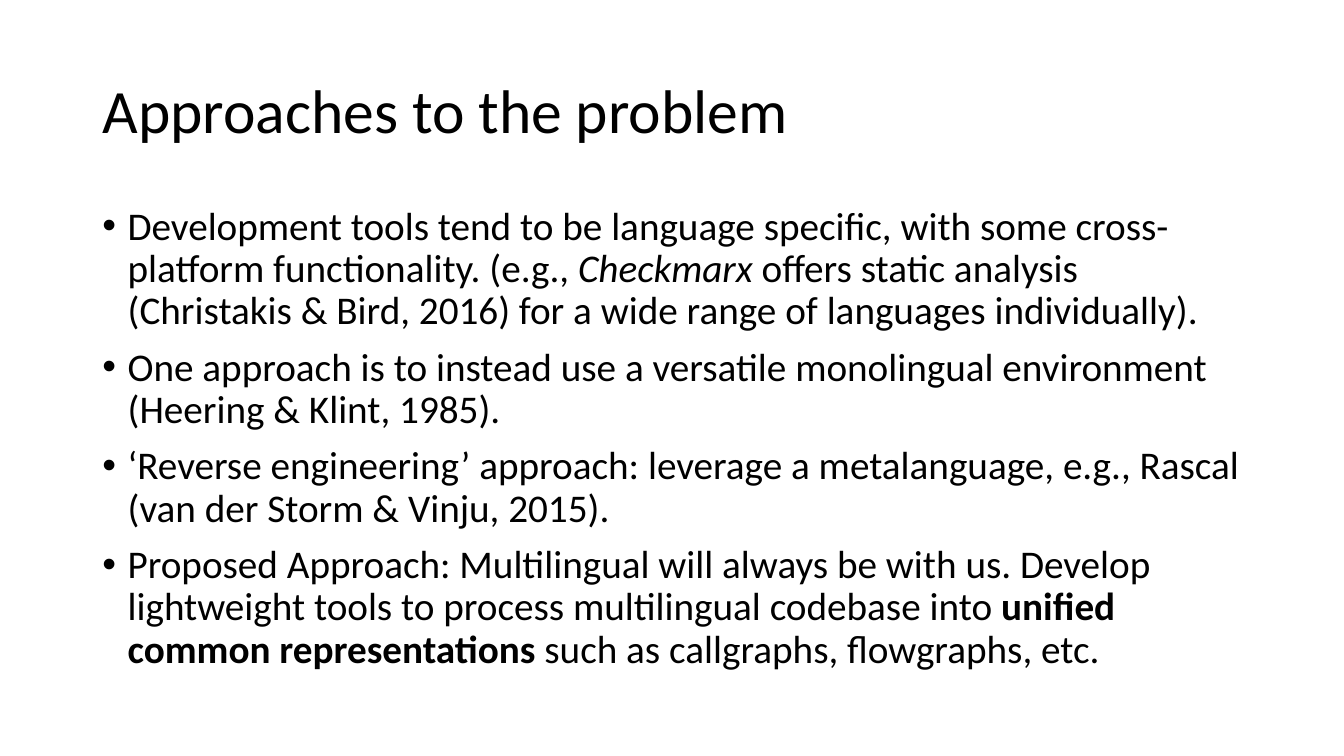
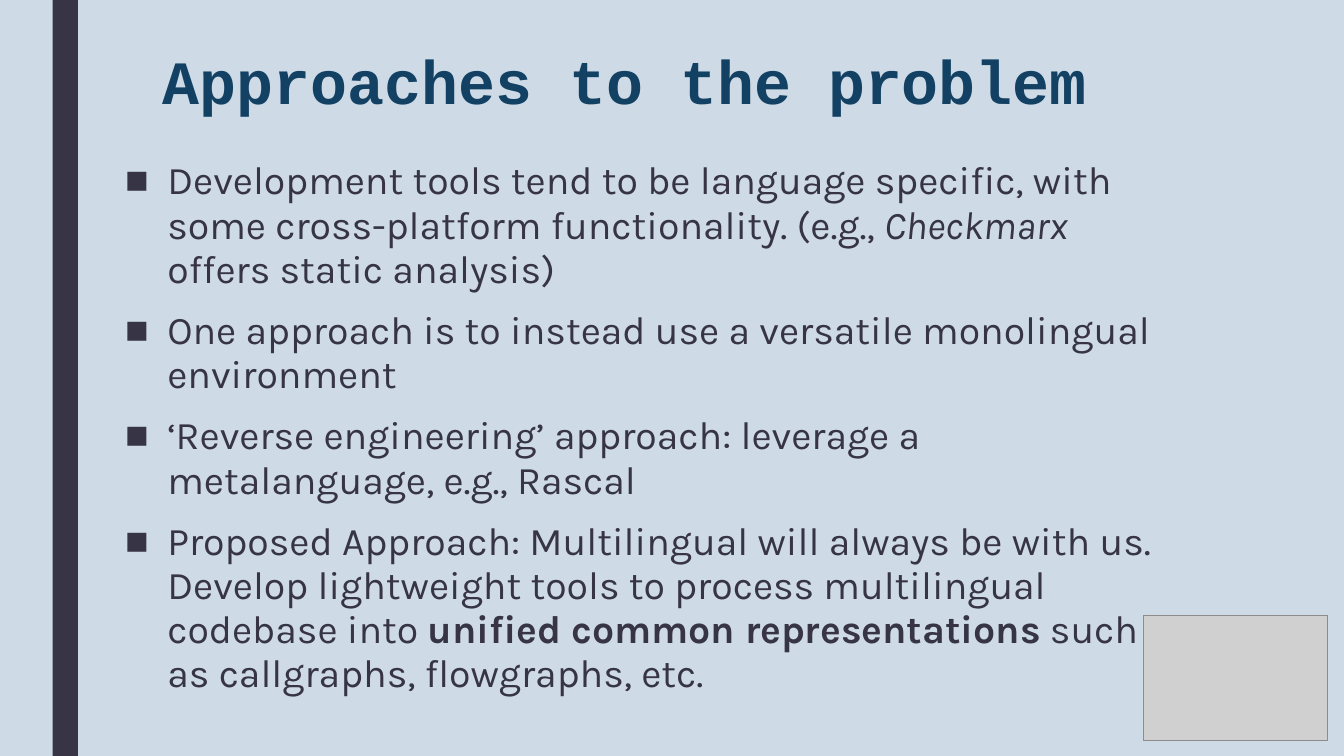
Before and after one commit to MultilingualStaticAnalysis/MLSA, a slide deck: slide 4 of Doc/LBB ICSoft2017 Slides v0.pptx. Drawn at 1344x756 pixels with LibreOffice and Linux fonts; fonts in the diff are those of the drawing; grey boxes stand for pictures. Boxes give left, top, right and bottom in pixels: in the first picture for what was removed or moved away, otherwise in the second. Text is boxed around its words. In the diff, an @@ line names an element or a change of style, - is before the commit and + after.

```diff
--- a/Doc/LBB ICSoft2017 Slides v0.pptx
+++ b/Doc/LBB ICSoft2017 Slides v0.pptx
@@ background #FFFFFF to #CEDBE6 @@
@@ rectangle added at [52, 0, 78, 756], fill #373545 @@
@@ title "Approaches to the problem": place and size @@
-title "Approaches to the problem" at [102, 90, 788, 143]
+title "Approaches to the problem" at [163, 61, 1087, 117]
@@ title "Approaches to the problem" at [163, 61, 1087, 117]: font Calibri to Courier New, text colour #000000 to #134163, bold on; line spacing 0.9 to 0.89; vertical alignment middle to top @@
@@ text "Development tools tend to be ...": place and size @@
-text "Development tools tend to be ..." at [128, 212, 1239, 670]
+text "Development tools tend to be ..." at [167, 167, 1151, 697]
@@ text at [167, 167, 1150, 504]: text changed; font Calibri to Karla; text colour #000000 to #373545 @@
-• Development tools tend to be language specific, with some cross-platform functionality. (e.g., Checkmarx offers static analysis (Christakis & Bird, 2016) for a wide range of languages individually).
-• One approach is to instead use a versatile monolingual environment (Heering & Klint, 1985).
-• ‘Reverse engineering’ approach: leverage a metalanguage, e.g., Rascal (van der Storm & Vinju, 2015).
+■ Development tools tend to be language specific, with some cross-platform functionality. (e.g., Checkmarx offers static analysis)
+■ One approach is to instead use a versatile monolingual environment
+■ ‘Reverse engineering’ approach: leverage a metalanguage, e.g., Rascal
@@ text at [167, 528, 1151, 697]: font Calibri to Karla, text colour #000000 to #373545 in "Proposed Approach: Multilingual will always be with ..."; bullet • to ■; line spacing 0.9 to 0.94; more space between paragraphs @@
@@ picture added at [1144, 616, 1328, 741] @@
```
Also in this commit, not shown: 15 other slides changed, 6 other files.
